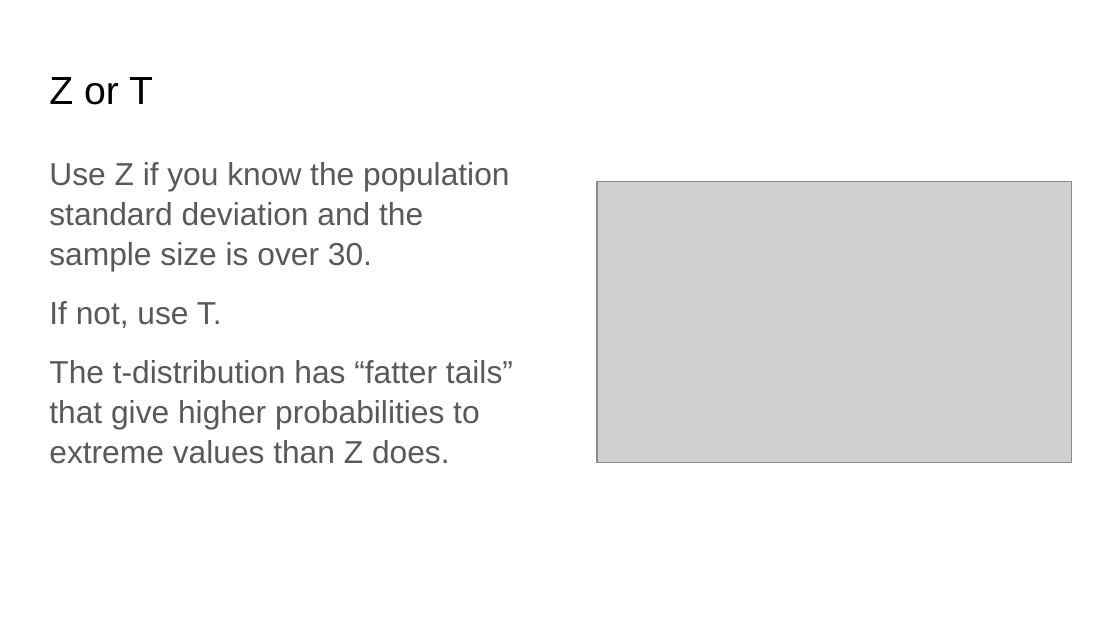
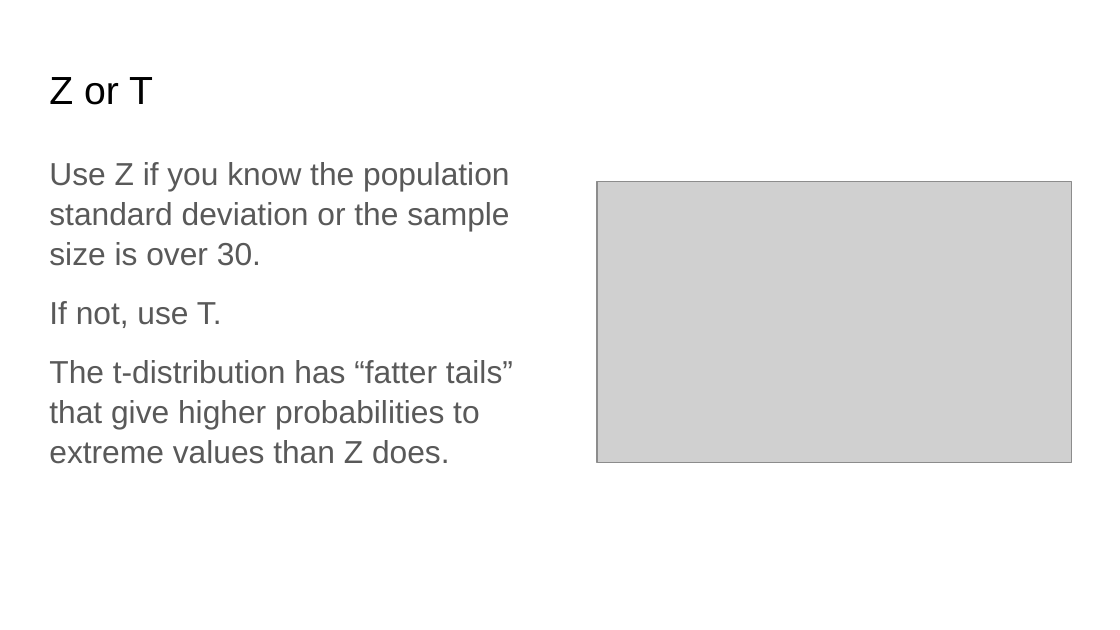
Before and after one commit to rjwrobel86/Python4Statistics, a slide deck: slide 18 of Non-Python Stats Stuff/Slides/Hypothesis Testing.pptx (slide 17 before the commit). Drawn at 1120x630 pixels with LibreOffice and Linux fonts; fonts in the diff are those of the drawing; grey boxes stand for pictures. Boxes give left, top, right and bottom in pixels: in the first picture for what was removed or moved away, otherwise in the second. Text is boxed around its words. In the diff, an @@ line names an element or a change of style, - is before the commit and + after.

```diff
--- a/Non-Python Stats Stuff/Slides/Hypothesis Testing.pptx
+++ b/Non-Python Stats Stuff/Slides/Hypothesis Testing.pptx
@@ text at (49,162,509,266): text changed @@
-Use Z if you know the population standard deviation and the sample size is over 30.
+Use Z if you know the population standard deviation or the sample size is over 30.
```
Also in this commit, not shown: 14 other slides changed, 7 slides added, 27 other files.
